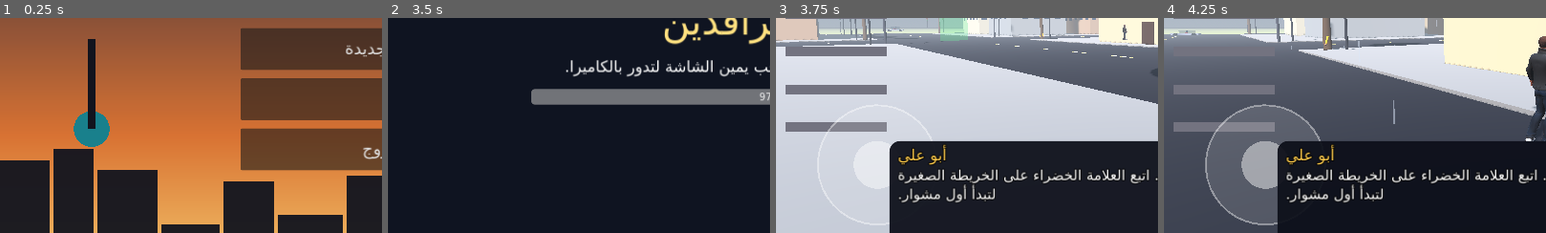
Above: before the commit, frames 1-4 (left to right).
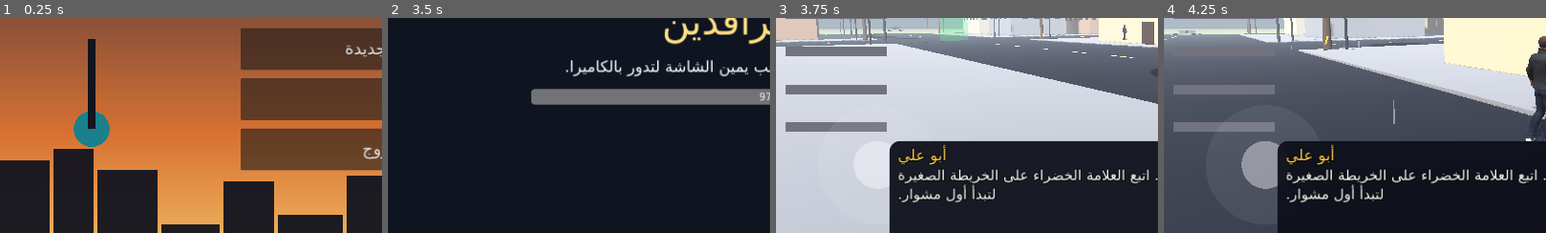
Above: after the commit, the same moments.

Repository: belal20202/darb
Game: Godot game, scene res://scenes/main_menu.tscn
Same seed, same stepped clock (60 frames per second), same inputs: the game is played once before the commit and once after it.
Inputs (mouse positions are % of the whole screen's width and height, from its top left):
- Up to frame 1 (0.25 s): no input
- Up to frame 2 (3.5 s): click "لعبة جديدة" at 0.5 s; move the mouse to (45, 70) at 1.27 s; hold W (move_forward) 1.28-2 s; hold H (horn) 1.28-2 s; click (45, 70) at 1.42 s; drag from (80, 65) to (45, 70) at 2.02 s; move the mouse to (20, 35) at 2.77 s; hold A (move_left) from 2.78 s (still down); tap Tab (phone) at 2.85 s
- Up to frame 3 (3.75 s): release A (move_left) at 3.5 s; drag from (55, 50) to (20, 35) at 3.52 s
- Up to frame 4 (4.25 s): no input
The pictures show only the part of the screen within x 0-50%, y 42-92%; the shares and areas given below are measured in that part.

Frames 1-2 are identical in both runs. In frame 3, less than 0.1% of the frame differs, in the area x 13-16%, y 48-53%; in frame 4, 0.6%, in the area x 10-41%, y 40-97%.
Error in both runs: Out of bounds get index '3' (on base: 'Array') (res://scripts/main_menu.gd:86)

Commit message:
Update joystick.gd

Diff:
--- a/scripts/joystick.gd
+++ b/scripts/joystick.gd
@@ -31,6 +31,5 @@
 		queue_redraw()
 
 func _draw() -> void:
-	draw_circle(_center, RADIUS, Color(1, 1, 1, 0.12))
-	draw_arc(_center, RADIUS, 0, TAU, 40, Color(1, 1, 1, 0.4), 3.0)
-	draw_circle(_center + _knob, 40.0, Color(1, 1, 1, 0.45))
+	draw_circle(_center, RADIUS, Color(1, 1, 1, 0.07))
+	draw_circle(_center + _knob, 40.0, Color(1, 1, 1, 0.40))
